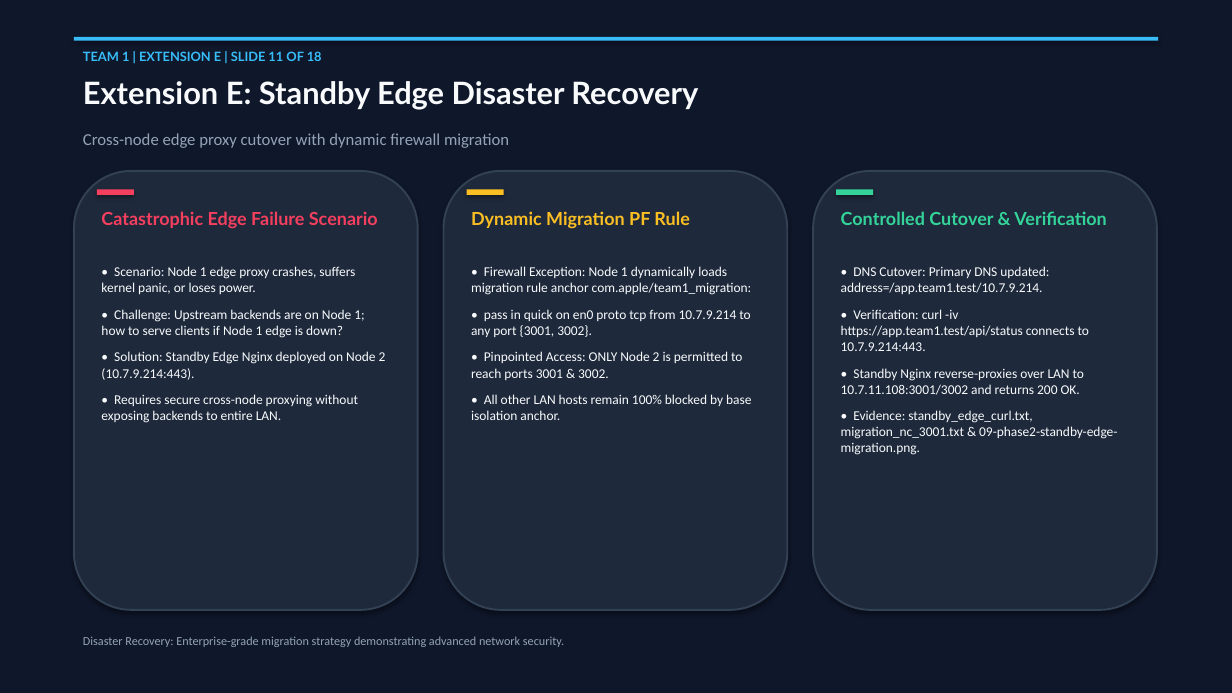
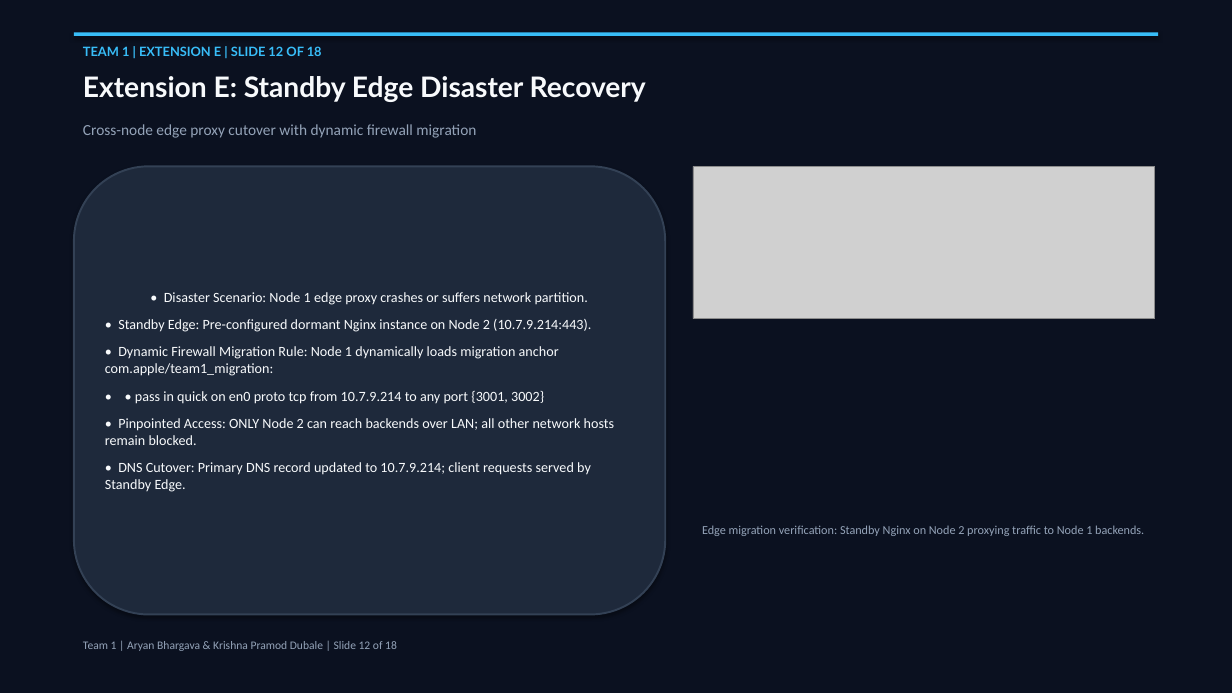
Before and after one commit to sanath-2512/Computer_Network, a slide deck: slide 12 of docs/Phase2_Final_Presentation_Team1.pptx (slide 11 before the commit). Drawn at 1232x693 pixels with LibreOffice and Linux fonts; fonts in the diff are those of the drawing; grey boxes stand for pictures. Boxes give left, top, right and bottom in pixels: in the first picture for what was removed or moved away, otherwise in the second. Text is boxed around its words. In the diff, an @@ line names an element or a change of style, - is before the commit and + after.

Commit message:
docs: rebuild presentation in 16:9 widescreen with embedded evidence screenshots

```diff
--- a/docs/Phase2_Final_Presentation_Team1.pptx
+++ b/docs/Phase2_Final_Presentation_Team1.pptx
@@ rectangle at bbox=[0, 0, 1232, 693]: fill #0F172A to #0B1120; outline #0F172A 0.75 pt to #0B1120 0.75 pt @@
@@ rectangle: place and size @@
-rectangle at bbox=[74, 37, 1158, 41]
+rectangle at bbox=[74, 32, 1158, 36]
@@ text at bbox=[83, 44, 322, 58]: text changed @@
-TEAM 1 | EXTENSION E | SLIDE 11 OF 18
+TEAM 1 | EXTENSION E | SLIDE 12 OF 18
@@ text "Extension E: Standby Edge Disaster ..." at bbox=[83, 76, 646, 102]: size 24 to 22 pt @@
@@ text "Cross-node edge proxy cutover with ...": place and size @@
-text "Cross-node edge proxy cutover with ..." at bbox=[83, 133, 509, 148]
+text "Cross-node edge proxy cutover with ..." at bbox=[83, 124, 476, 138]
@@ text "Cross-node edge proxy cutover with ..." at bbox=[83, 124, 476, 138]: size 13 to 12 pt @@
@@ rounded rectangle removed at bbox=[74, 171, 418, 610] @@
@@ rounded rectangle added at bbox=[74, 166, 665, 615], fill #1E293B, outline #334155 1.5 pt, 11 pt, text #F8FAFC @@
+• Disaster Scenario: Node 1 edge proxy crashes or suffers network partition.
+• Standby Edge: Pre-configured dormant Nginx instance on Node 2 (10.7.9.214:443).
+• Dynamic Firewall Migration Rule: Node 1 dynamically loads migration anchor com.apple/team1_migration:
+• • pass in quick on en0 proto tcp from 10.7.9.214 to any port {3001, 3002}
+• Pinpointed Access: ONLY Node 2 can reach backends over LAN; all other network hosts remain blocked.
+• DNS Cutover: Primary DNS record updated to 10.7.9.214; client requests served by Standby Edge.
@@ rounded rectangle removed at bbox=[444, 171, 787, 610] @@
@@ picture added at bbox=[693, 166, 1155, 319] @@
@@ rounded rectangle removed at bbox=[813, 171, 1157, 610] @@
@@ rectangle removed at bbox=[97, 189, 134, 195] @@
@@ rectangle removed at bbox=[467, 189, 504, 195] @@
@@ rectangle removed at bbox=[836, 189, 873, 195] @@
@@ text removed at bbox=[101, 211, 378, 229] @@
-Catastrophic Edge Failure Scenario
@@ text removed at bbox=[471, 211, 689, 229] @@
-Dynamic Migration PF Rule
@@ text removed at bbox=[841, 211, 1107, 225] @@
-Controlled Cutover & Verification
@@ text removed at bbox=[101, 266, 386, 423] @@
-• Scenario: Node 1 edge proxy crashes, suffers kernel panic, or loses power.
-• Challenge: Upstream backends are on Node 1; how to serve clients if Node 1 edge is down?
-• Solution: Standby Edge Nginx deployed on Node 2 (10.7.9.214:443).
-• Requires secure cross-node proxying without exposing backends to entire LAN.
@@ text removed at bbox=[471, 266, 751, 420] @@
-• Firewall Exception: Node 1 dynamically loads migration rule anchor com.apple/team1_migration:
-• pass in quick on en0 proto tcp from 10.7.9.214 to any port {3001, 3002}.
-• Pinpointed Access: ONLY Node 2 is permitted to reach ports 3001 & 3002.
-• All other LAN hosts remain 100% blocked by base isolation anchor.
@@ text removed at bbox=[841, 266, 1117, 455] @@
-• DNS Cutover: Primary DNS updated: address=/app.team1.test/10.7.9.214.
-• Verification: curl -iv https://app.team1.test/api/status connects to 10.7.9.214:443.
-• Standby Nginx reverse-proxies over LAN to 10.7.11.108:3001/3002 and returns 200 OK.
-• Evidence: standby_edge_curl.txt, migration_nc_3001.txt & 09-phase2-standby-edge-migration.png.
@@ text added at bbox=[702, 525, 1144, 536], 9.5 pt, text #94A3B8 @@
+Edge migration verification: Standby Nginx on Node 2 proxying traffic to Node 1 backends.
@@ text removed at bbox=[83, 636, 564, 647] @@
-Disaster Recovery: Enterprise-grade migration strategy demonstrating advanced network security.
@@ text added at bbox=[83, 641, 397, 651], 9 pt, text #94A3B8 @@
+Team 1 | Aryan Bhargava & Krishna Pramod Dubale | Slide 12 of 18
```
Also in this commit, not shown: 11 other slides changed, 6 slides added, 6 slides removed, 3 other files.
